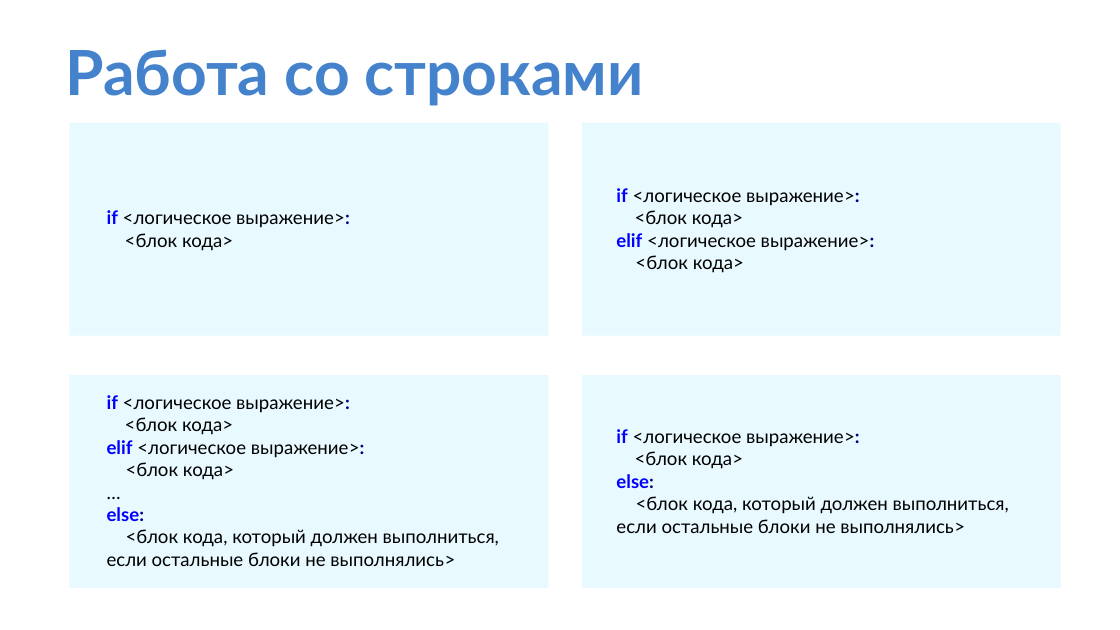
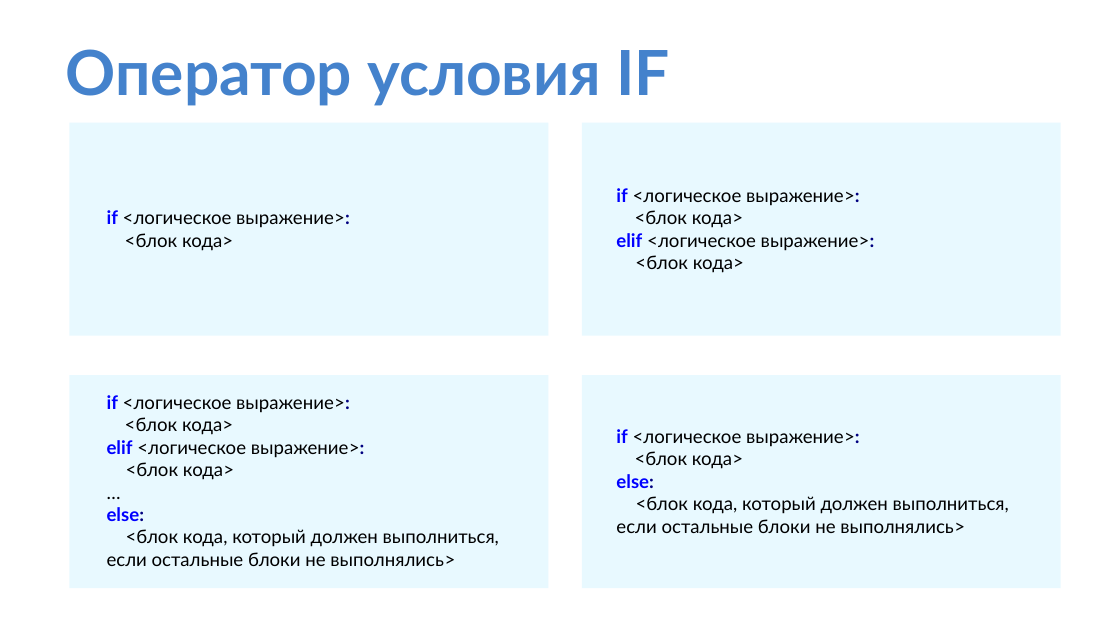
Before and after one commit to Turskov/PythonCourseKupno, a slide deck: slide 19 of Lectures/py_lec_3.pptx. Drawn at 1120x630 pixels with LibreOffice and Linux fonts; fonts in the diff are those of the drawing. Boxes give left, top, right and bottom in pixels: in the first picture for what was removed or moved away, otherwise in the second. Text is boxed around its words. In the diff, an @@ line names an element or a change of style, - is before the commit and + after.

```diff
--- a/Lectures/py_lec_3.pptx
+++ b/Lectures/py_lec_3.pptx
@@ title at [66, 49, 670, 106]: text changed @@
-Работа со строками
+Оператор условия IF
```
Also in this commit, not shown: 1 other slide changed, 6 other files.
